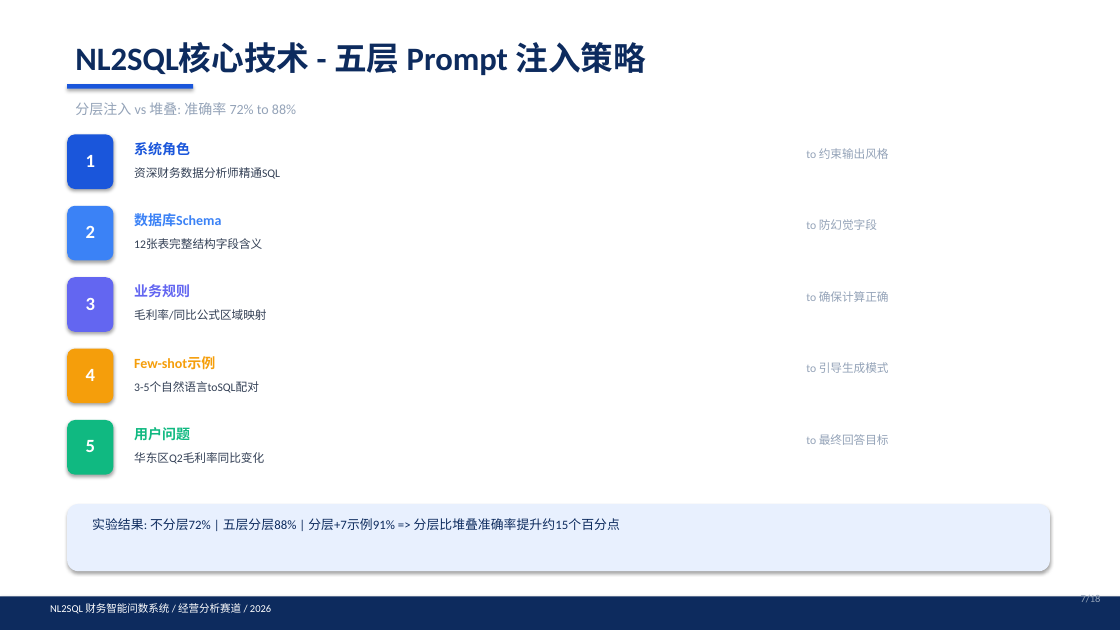
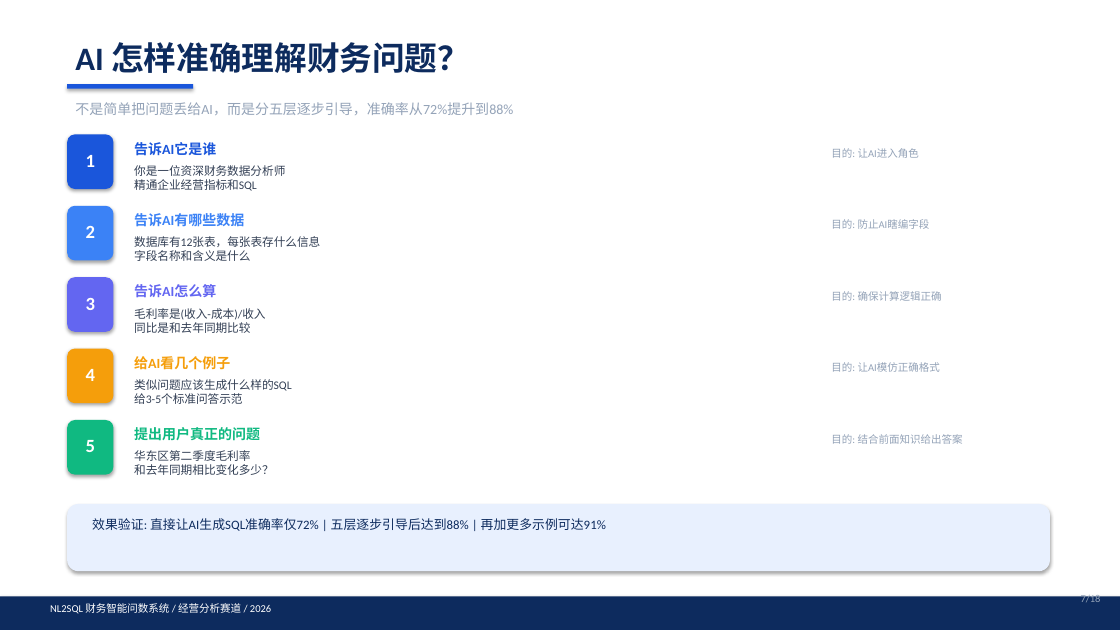
Before and after one commit to Jared-Nathan-Su/nlwsql-finance, a slide deck: slide 7 of docs/NL2SQL_答辩PPT.pptx. Drawn at 1120x630 pixels with LibreOffice and Linux fonts; fonts in the diff are those of the drawing. Boxes give left, top, right and bottom in pixels: in the first picture for what was removed or moved away, otherwise in the second. Text is boxed around its words. In the diff, an @@ line names an element or a change of style, - is before the commit and + after.

```diff
--- a/docs/NL2SQL_答辩PPT.pptx
+++ b/docs/NL2SQL_答辩PPT.pptx
@@ text at <box>75,42,470,73</box>: text changed @@
-NL2SQL核心技术 - 五层 Prompt 注入策略
+AI 怎样准确理解财务问题？
@@ text at <box>75,102,513,115</box>: text changed @@
-分层注入 vs 堆叠: 准确率 72% to 88%
+不是简单把问题丢给AI，而是分五层逐步引导，准确率从72%提升到88%
@@ text at <box>134,142,216,156</box>: text changed @@
-系统角色
+告诉AI它是谁
@@ text at <box>831,148,919,158</box>: text changed; size 10 to 9 pt @@
-to 约束输出风格
+目的: 让AI进入角色
@@ text at <box>134,165,285,191</box>: text changed @@
-资深财务数据分析师精通SQL
+你是一位资深财务数据分析师
+精通企业经营指标和SQL
@@ text at <box>134,213,244,226</box>: text changed @@
-数据库Schema
+告诉AI有哪些数据
@@ text at <box>134,236,320,261</box>: text changed @@
-12张表完整结构字段含义
+数据库有12张表，每张表存什么信息
+字段名称和含义是什么
@@ text at <box>831,219,930,229</box>: text changed; size 10 to 9 pt @@
-to 防幻觉字段
+目的: 防止AI瞎编字段
@@ text at <box>134,284,216,298</box>: text changed @@
-业务规则
+告诉AI怎么算
@@ text at <box>831,291,942,301</box>: text changed; size 10 to 9 pt @@
-to 确保计算正确
+目的: 确保计算逻辑正确
@@ text at <box>134,308,265,333</box>: text changed @@
-毛利率/同比公式区域映射
+毛利率是(收入-成本)/收入
+同比是和去年同期比较
@@ text at <box>134,356,230,370</box>: text changed @@
-Few-shot示例
+给AI看几个例子
@@ text at <box>134,379,291,404</box>: text changed @@
-3-5个自然语言toSQL配对
+类似问题应该生成什么样的SQL
+给3-5个标准问答示范
@@ text at <box>831,362,940,372</box>: text changed; size 10 to 9 pt @@
-to 引导生成模式
+目的: 让AI模仿正确格式
@@ text at <box>134,427,260,441</box>: text changed @@
-用户问题
+提出用户真正的问题
@@ text at <box>831,434,963,444</box>: text changed; size 10 to 9 pt @@
-to 最终回答目标
+目的: 结合前面知识给出答案
@@ text at <box>134,450,274,475</box>: text changed @@
-华东区Q2毛利率同比变化
+华东区第二季度毛利率
+和去年同期相比变化多少？
@@ text at <box>92,518,606,531</box>: text changed @@
-实验结果: 不分层72% | 五层分层88% | 分层+7示例91% => 分层比堆叠准确率提升约15个百分点
+效果验证: 直接让AI生成SQL准确率仅72% | 五层逐步引导后达到88% | 再加更多示例可达91%
```
Also in this commit, not shown: 3 other slides changed, 1 other file.
